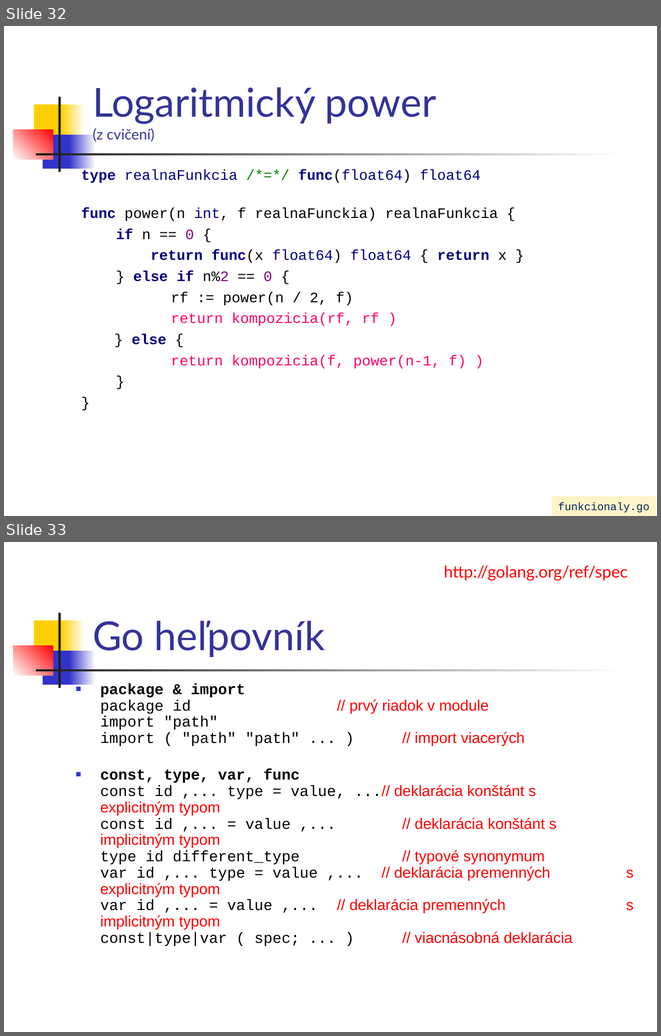
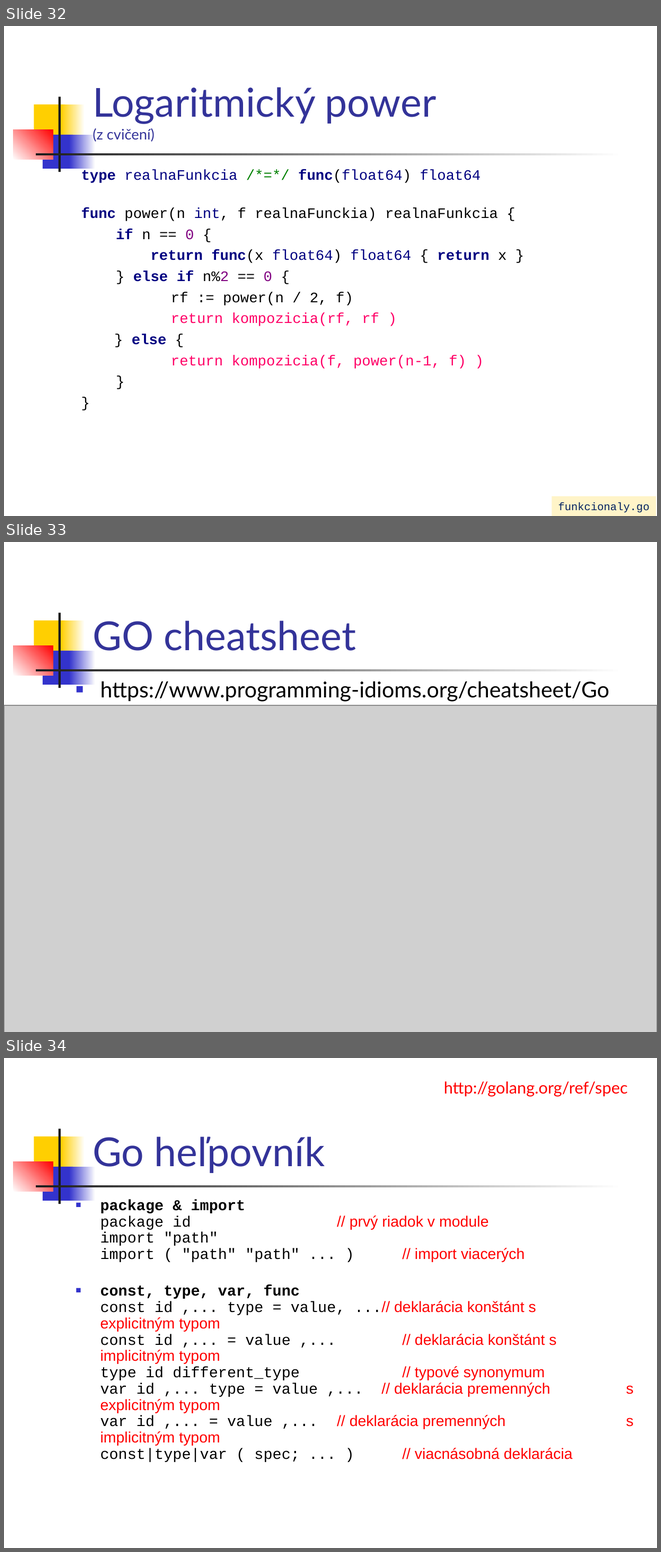
Before and after one commit to paradigmy/Prednasky, a slide deck: 02/go1.ppt. Shown one above the other, each under a label of ours: slides 32 and 33 before the commit, slides 32, 33 and 34 after it. The pictures are 661x1036 and 661x1552 pixels, drawn with LibreOffice and Linux fonts; fonts in the diff are those of the drawing; grey boxes stand for pictures. Boxes give left, top, right and bottom in pixels: in the first picture for what was removed or moved away, otherwise in the second. Text is boxed around its words. In the diff, an @@ line names an element or a change of style, - is before the commit and + after.

```diff
--- a/02/go1.ppt
+++ b/02/go1.ppt
@@ slide 33 added at bbox=[4, 542, 657, 1032], background #FFFFFF; not listed: 7 template elements that a slide beside it also shows @@
@@ title added at bbox=[93, 620, 356, 651], 44 pt, text #333399 @@
+GO cheatsheet
@@ text added at bbox=[100, 681, 610, 702], 24 pt, text #000000 @@
+■ https://www.programming-idioms.org/cheatsheet/Go
@@ picture added at bbox=[4, 705, 657, 1032] @@
@@ what was slide 33 is now slide 34 @@
```
Also in this commit, not shown: 1 slide changed, 3 other slides added, 1 other file.
